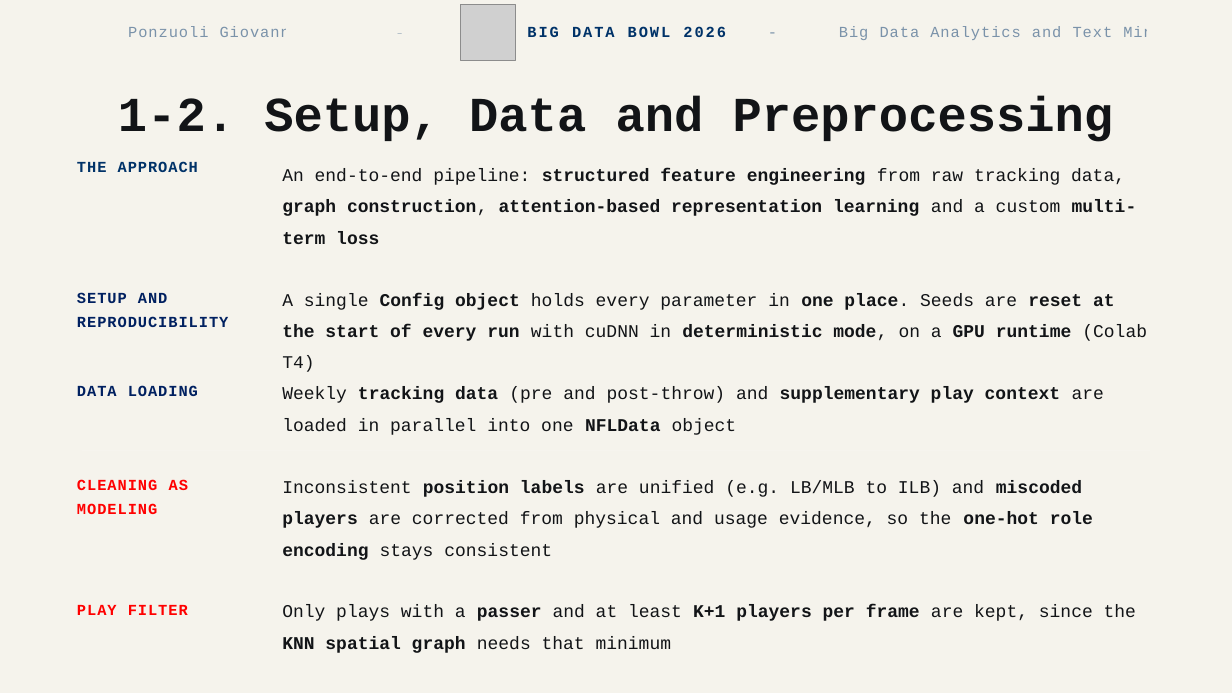
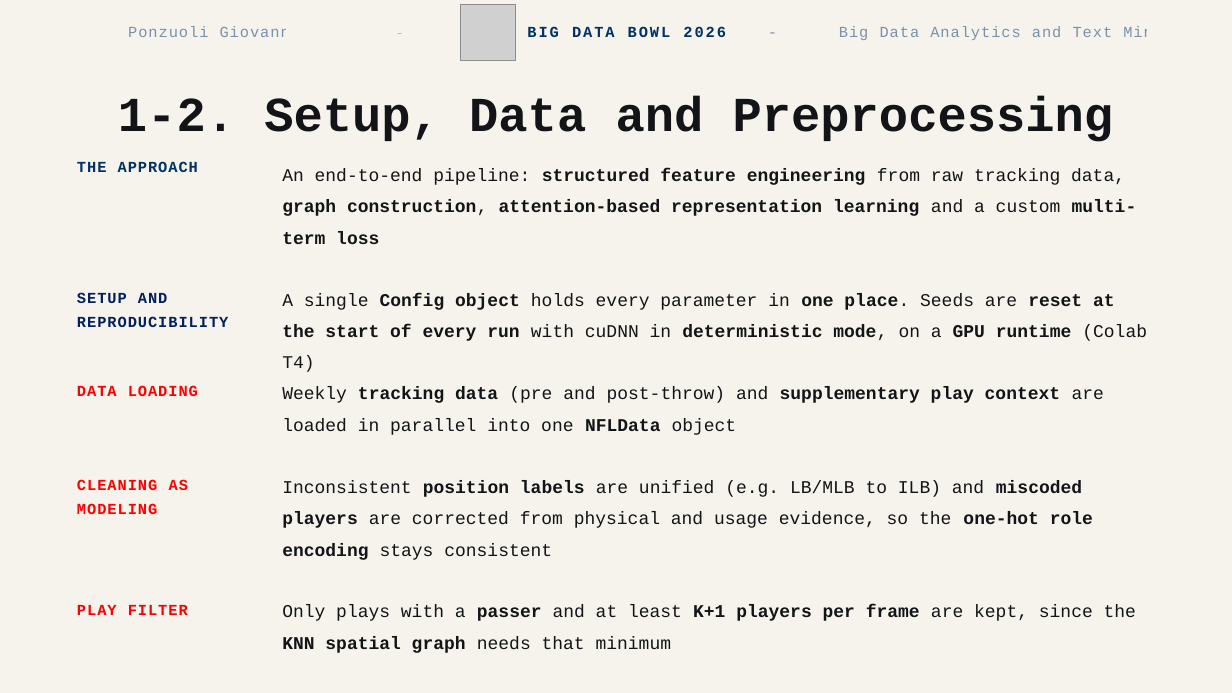
Before and after one commit to GioPonzu/NFL-BDB-26, a slide deck: slide 3 of nfl_bdb_2026_slides.pptx. Drawn at 1232x693 pixels with LibreOffice and Linux fonts; fonts in the diff are those of the drawing; grey boxes stand for pictures; background and template pictures are left out. Boxes give left, top, right and bottom in pixels: in the first picture for what was removed or moved away, otherwise in the second. Text is boxed around its words. In the diff, an @@ line names an element or a change of style, - is before the commit and + after.

```diff
--- a/nfl_bdb_2026_slides.pptx
+++ b/nfl_bdb_2026_slides.pptx
@@ text "DATA LOADING" at bbox=[77, 385, 198, 396]: text colour #002060 to #FF0000 @@
```
Also in this commit, not shown: 5 other slides changed, 1 slide removed.
